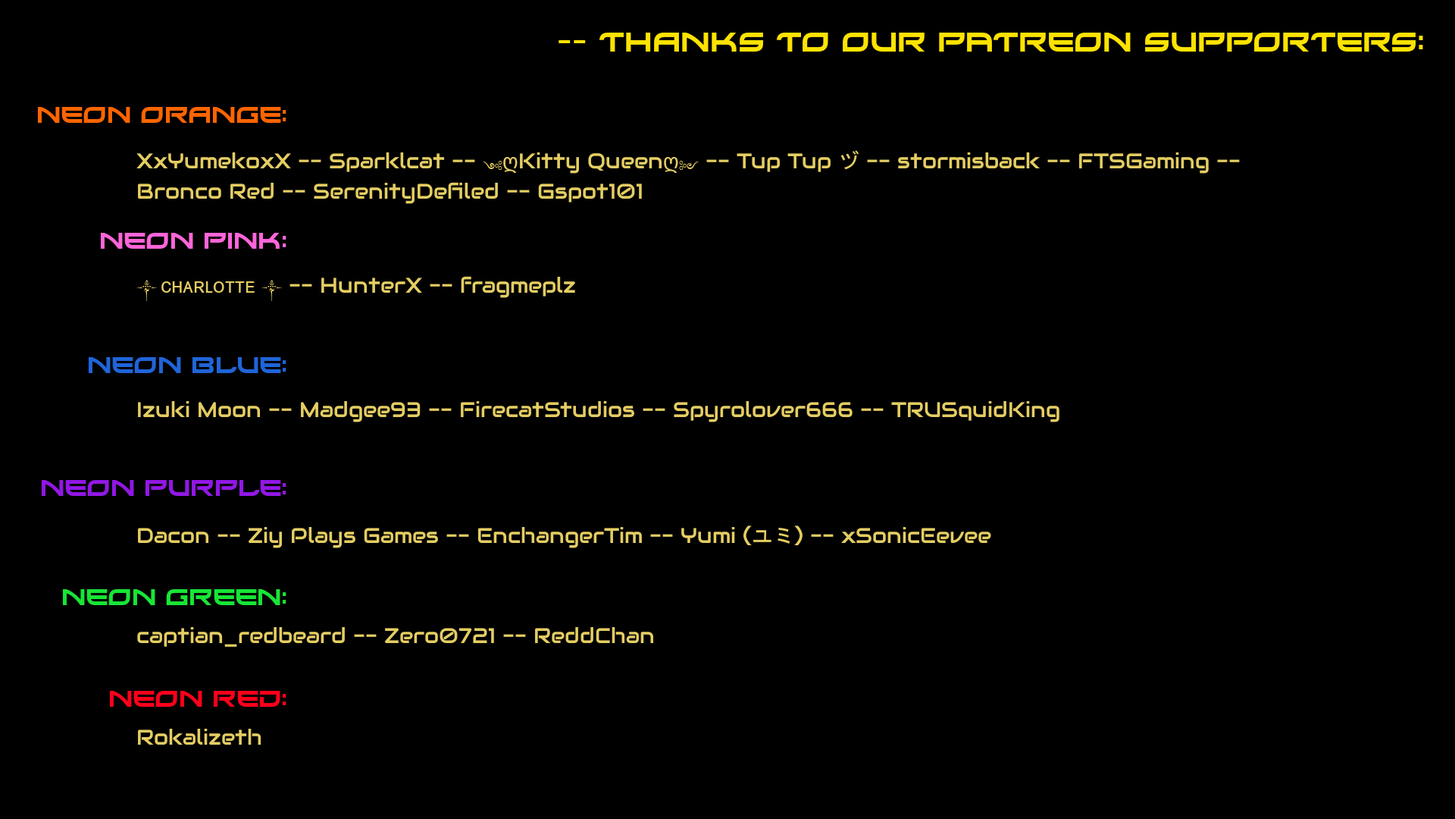
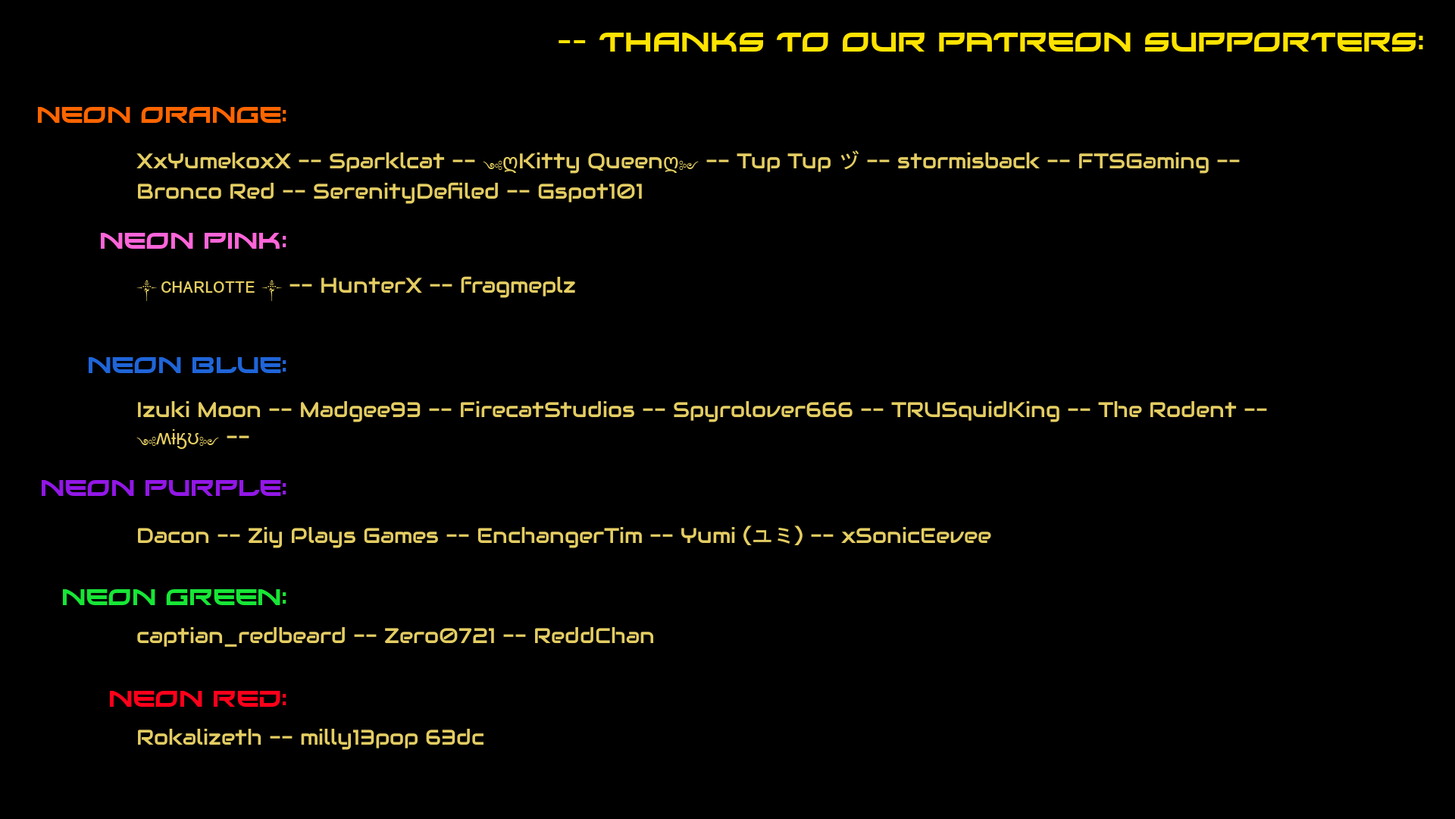
Comparing the layer stacks of the two 1455×819 images. Changes:
renamed "Rokalizeth" to "Rokalizeth -- milly13pop 63dc", painted on it over [269, 727, 484, 750]
painted on "Izuki Moon -- Madgee93 -- Fire..." over [136, 400, 1268, 449]
